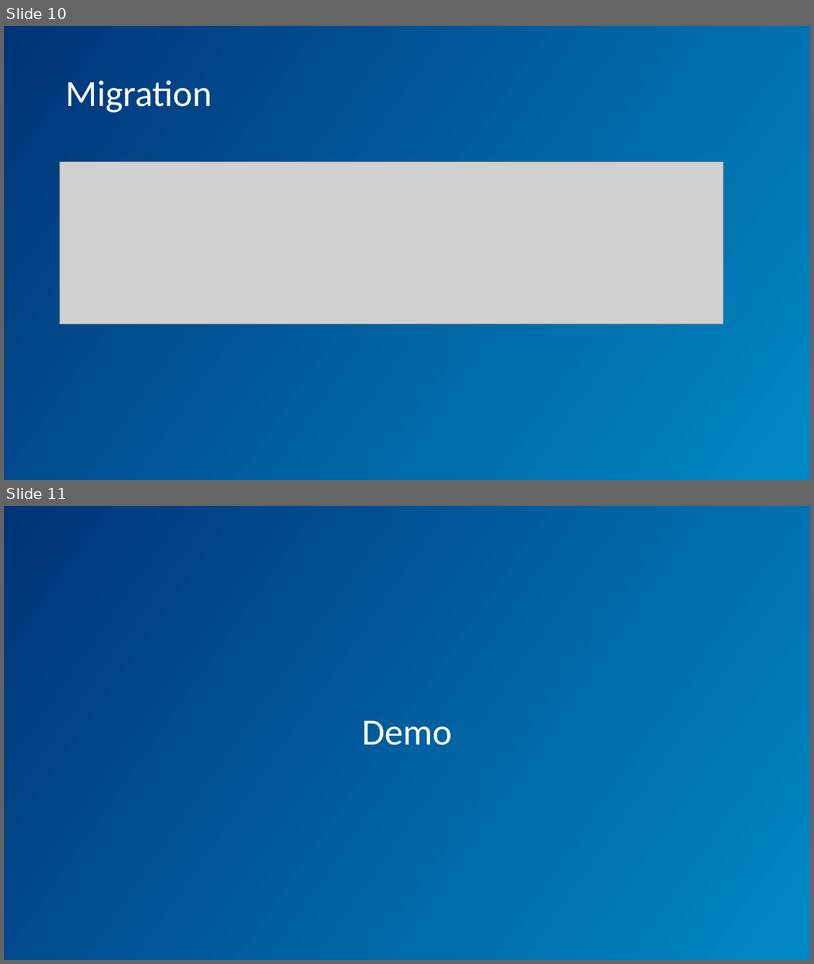
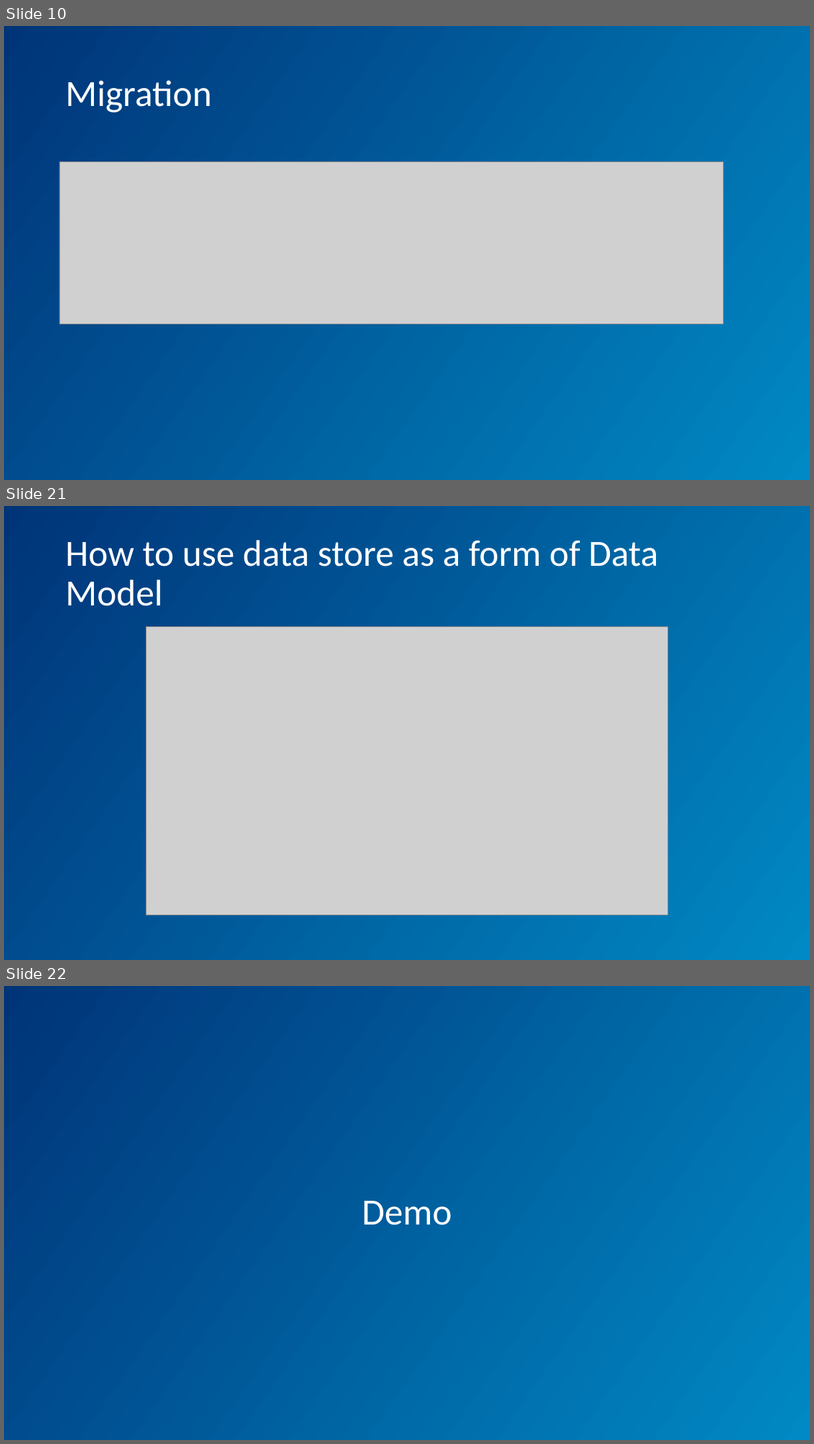
Before and after one commit to pratik-philips/DataStore-Android-Demo, a slide deck: DataStore.pptx. Shown one above the other, each under a label of ours: slides 10 and 11 before the commit, slides 10, 21 and 22 after it; the slides between them are not shown. The pictures are 814x964 and 814x1444 pixels, drawn with LibreOffice and Linux fonts; fonts in the diff are those of the drawing; grey boxes stand for pictures; background and template pictures are left out. Boxes give left, top, right and bottom in pixels: in the first picture for what was removed or moved away, otherwise in the second. Text is boxed around its words. In the diff, an @@ line names an element or a change of style, - is before the commit and + after.

```diff
--- a/DataStore.pptx
+++ b/DataStore.pptx
@@ slide 21 added at (4, 506, 810, 960), background gradient #003478 to #0089C4 @@
@@ title added at (65, 540, 658, 606), 44 pt, text #FFFFFF @@
+How to use data store as a form of Data Model
@@ picture added at (146, 627, 669, 915) @@
@@ what was slide 11 is now slide 22 @@
```
Also in this commit, not shown: 1 slide changed, 10 other slides added, 4 other files.
